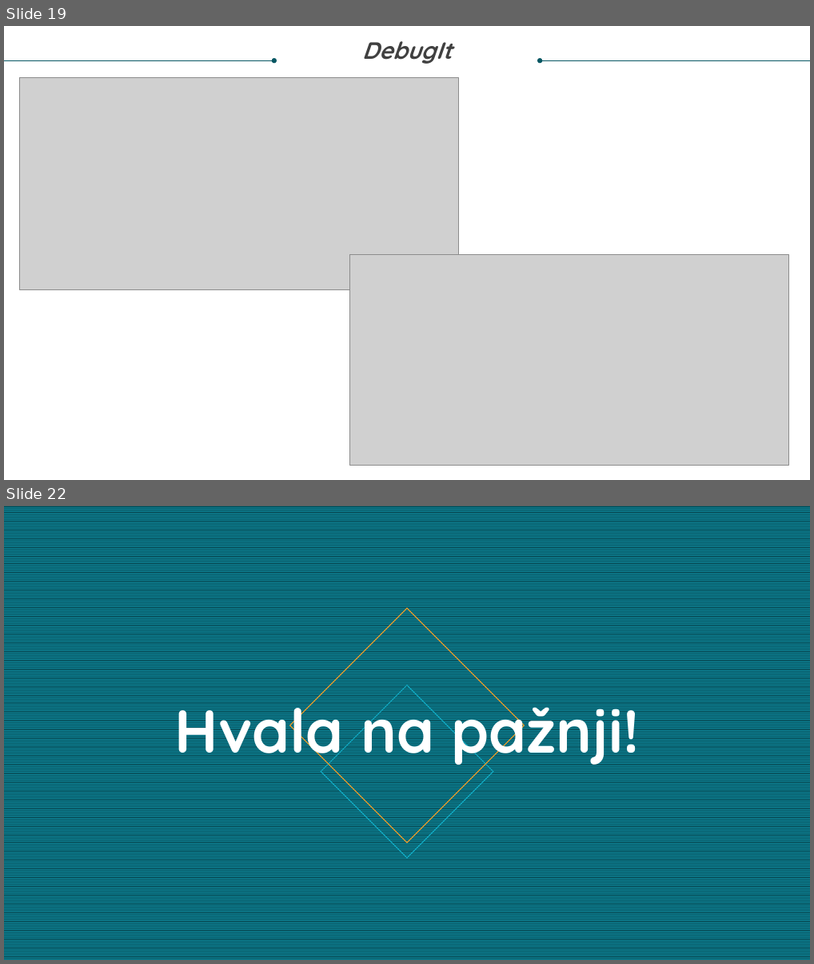
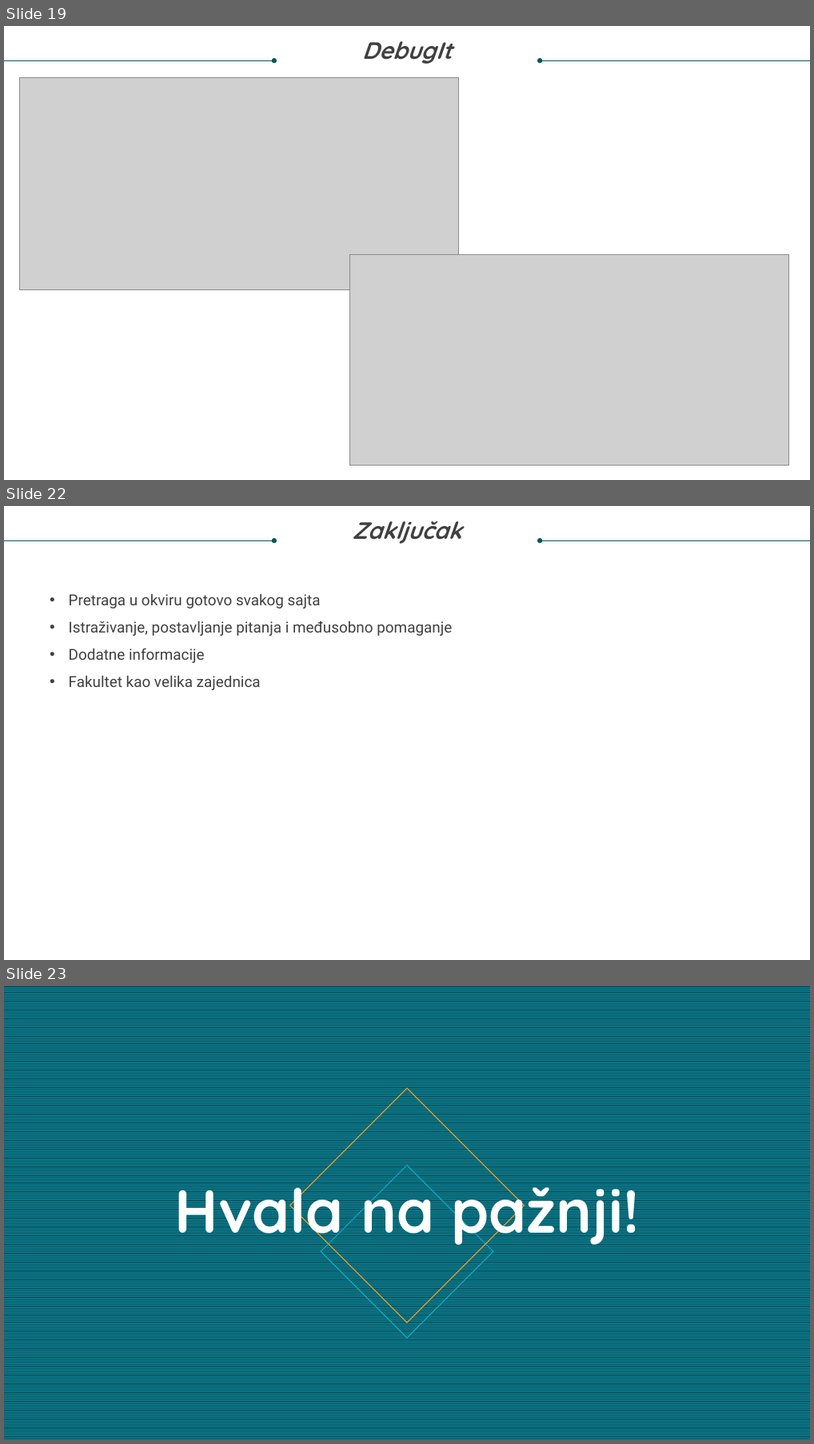
Before and after one commit to Nevenaa01/DebugIt, a slide deck: Nevena Gligorov diplomski prezentacija.pptx. Shown one above the other, each under a label of ours: slides 19 and 22 before the commit, slides 19, 22 and 23 after it; the slides between them are not shown. The pictures are 814x964 and 814x1444 pixels, drawn with LibreOffice and Linux fonts; fonts in the diff are those of the drawing; grey boxes stand for pictures. Boxes give left, top, right and bottom in pixels: in the first picture for what was removed or moved away, otherwise in the second. Text is boxed around its words. In the diff, an @@ line names an element or a change of style, - is before the commit and + after.

```diff
--- a/Nevena Gligorov diplomski prezentacija.pptx
+++ b/Nevena Gligorov diplomski prezentacija.pptx
@@ slide 22 added at (4,506,810,960), background #FFFFFF @@
@@ text added at (353,521,462,544), 28 pt, text #404040, bold, italic @@
+Zaključak
@@ arrow added from (4, 540) to (274, 540), #085764 0.5 pt @@
@@ arrow added from (810, 540) to (540, 540), #085764 0.5 pt @@
@@ text added at (69,594,452,690), 18 pt, text #404040 @@
+• Pretraga u okviru gotovo svakog sajta
+• Istraživanje, postavljanje pitanja i međusobno pomaganje
+• Dodatne informacije
+• Fakultet kao velika zajednica
@@ what was slide 22 is now slide 23 @@
```
Also in this commit, not shown: 13 slides changed, 3 other files.
